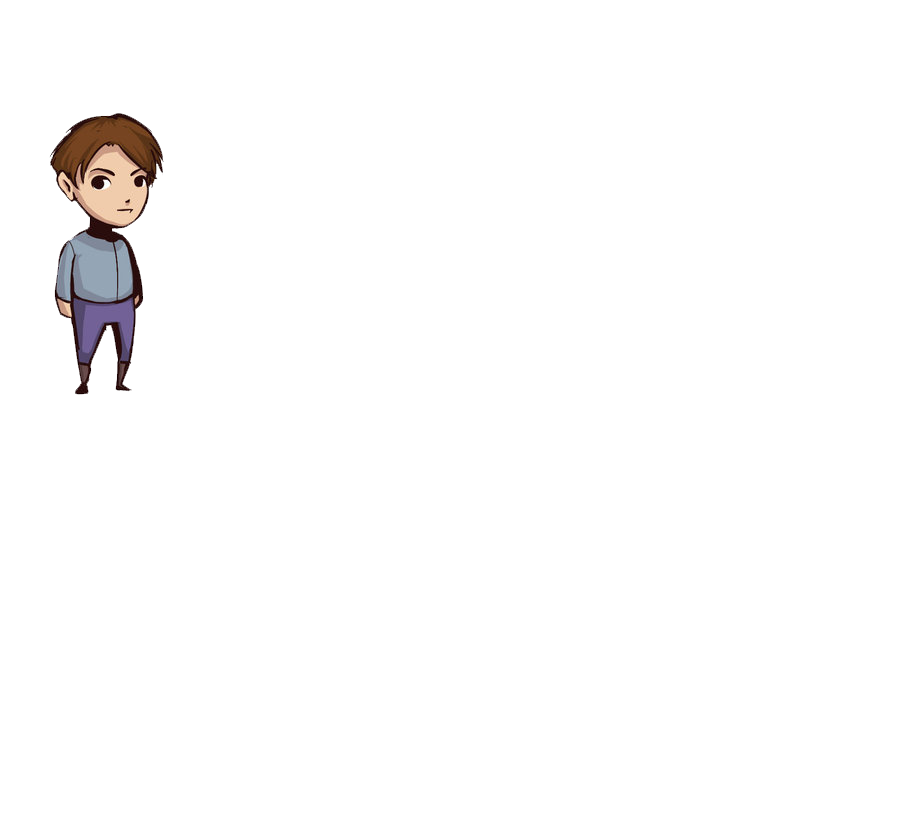
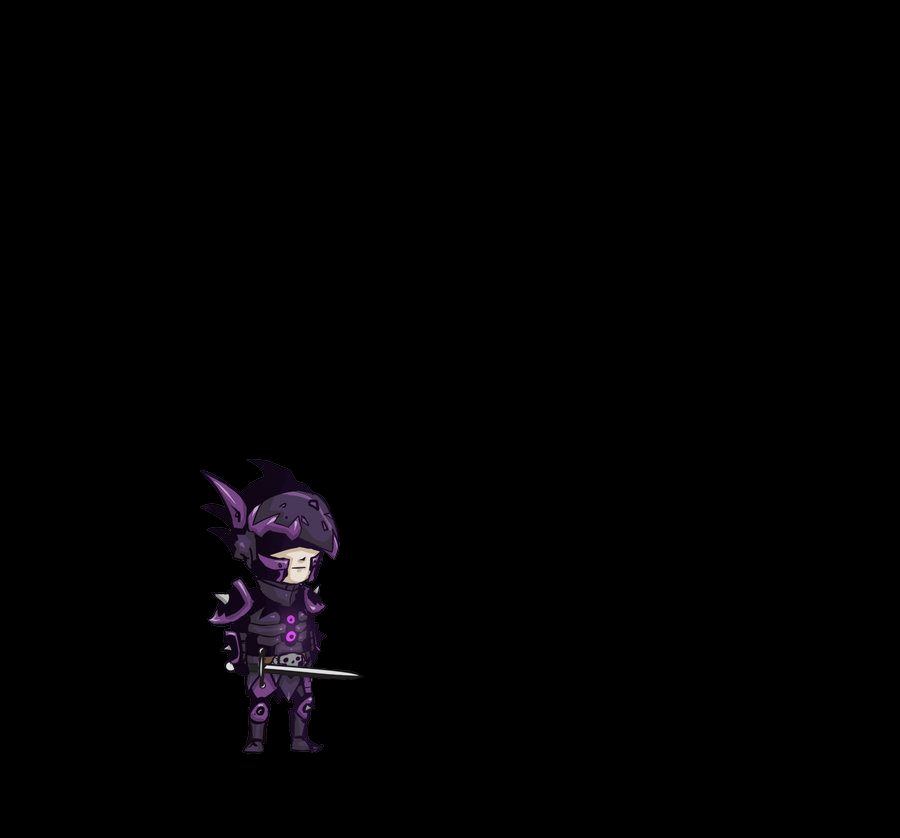
Before/after of a 900x838 layered artwork. What changed in the layer stack:
hid "Layer 1" over [49, 113, 164, 395]
added layer "Layer 14 copy" above "Layer 14" over [200, 458, 364, 754]
added layer "Layer 12" above "Background copy" over [0, 0, 900, 838]
